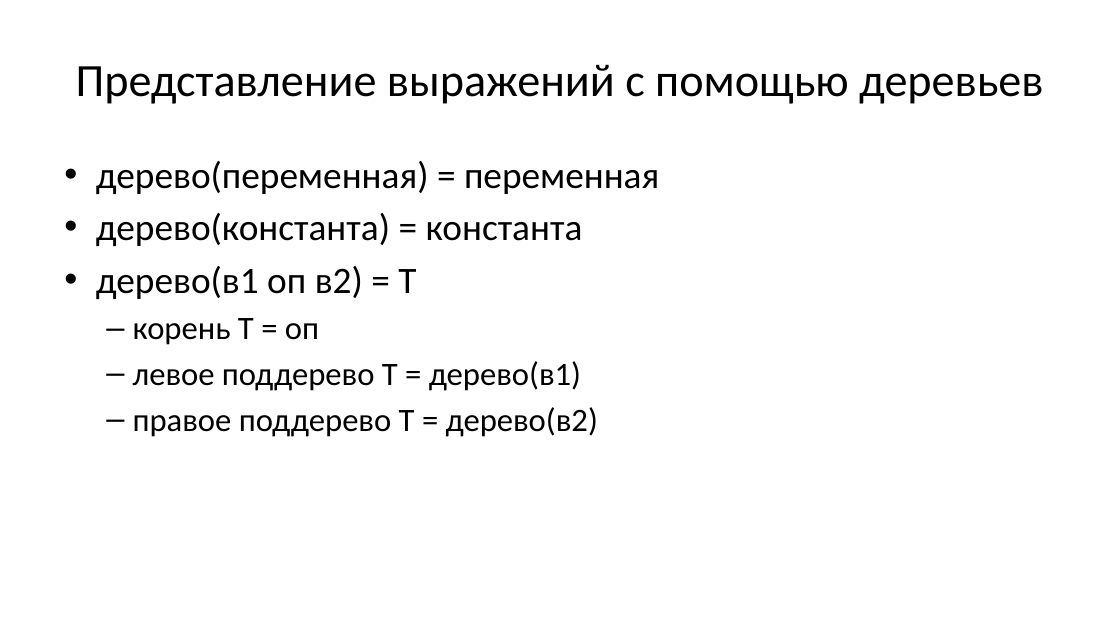
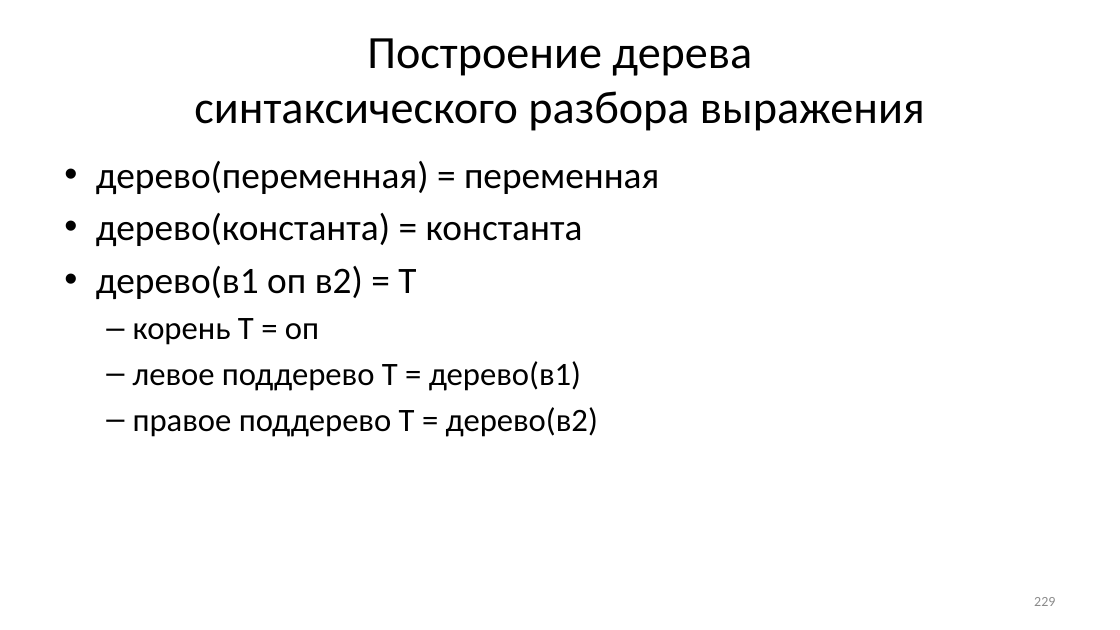
Before and after one commit to Evgueni-Petrov-aka-espetrov/Algorithms-and-Programming-in-C-pptx, a slide deck: slide 229 of 11 Деревья.pptx (slide 12 before the commit). Drawn at 1120x630 pixels with LibreOffice and Linux fonts; fonts in the diff are those of the drawing. Boxes give left, top, right and bottom in pixels: in the first picture for what was removed or moved away, otherwise in the second. Text is boxed around its words. In the diff, an @@ line names an element or a change of style, - is before the commit and + after.

```diff
--- a/11 Деревья.pptx
+++ b/11 Деревья.pptx
@@ title at <box>194,38,925,131</box>: text changed @@
-Представление выражений с помощью деревьев
+Построение дерева
+синтаксического разбора выражения
@@ page number added at <box>1034,597,1055,606</box>, 12 pt, text #8C8C8C @@
+229
```
Also in this commit, not shown: 34 other slides changed, 201 slides added, 1 slide removed.
